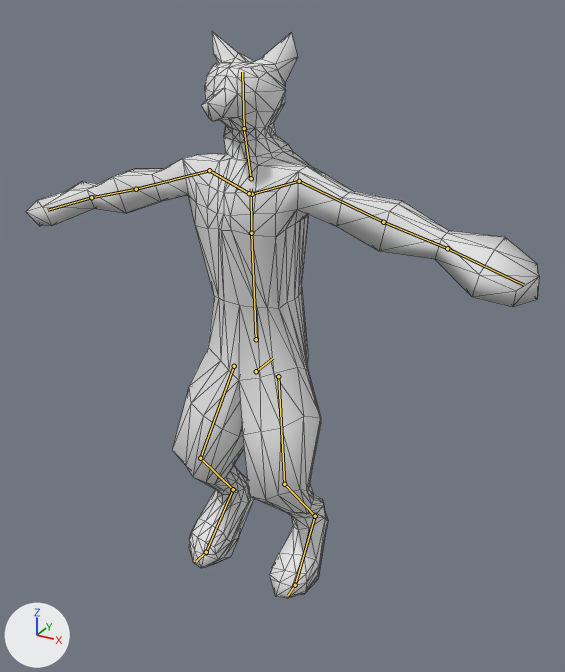
What one commit did to the Blender file snake_run_2/level_data/source_fox.blend.
Before and after are seen from a camera (50 mm lens) standing at (1.39, -2.32, 2.25) and looking at (0.08, 0.06, 1.06). Lighting does not change. The marker at lower left points along +X, +Y and +Z. The first picture is the older version. The bones that bend it are drawn over the model as lines. Mesh edges are drawn as thin lines.
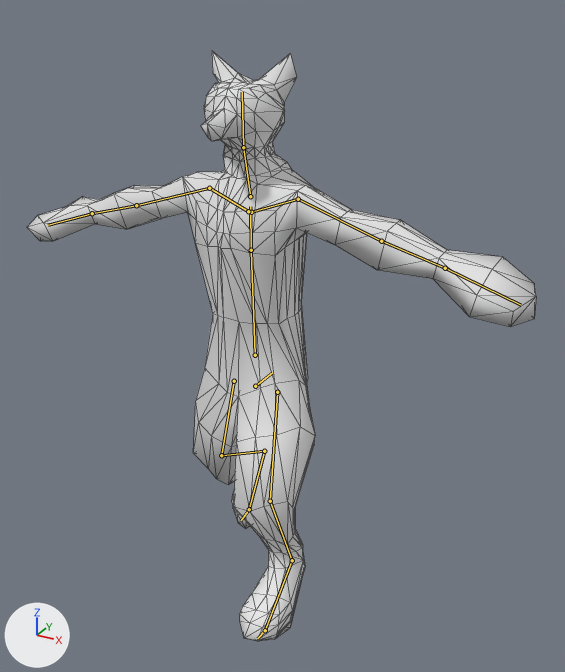
The newer file adds an action. The first version stands in its rest pose; the second is drawn at frame 11 of the action 'Armature (Mecha g)Action'.

What differs and where, as boxes (x1, y1, x2, y2) in the pictures (565 x 672 px):
'Cube.001', posed
    before: (26, 31, 539, 598)
    after: (27, 51, 536, 641)
bone 'Hips', root to tip
    before: (256, 371) to (273, 358)
    after: (255, 386) to (272, 372)

What the commit changed:
Bone 'Hips' (bone_hips) moves from (0.0, 0.0, 0.0) to (0.0, -0.007, -0.061).
Bone 'left_heed_ik_l' (bone_left_heed_ik_l) moves from (0.0, 0.0, 0.0) to (0.009, -0.259, -0.02).
Bone 'left_heed_ik_r' (bone_left_heed_ik_r) moves from (0.0, 0.0, 0.0) to (0.003, 0.36, -0.001).
Bone 'left_heed_ik_r' (bone_left_heed_ik_r) turns from (0, 0, 0) to (5, 0, 0) degrees about its own x, y and z.
